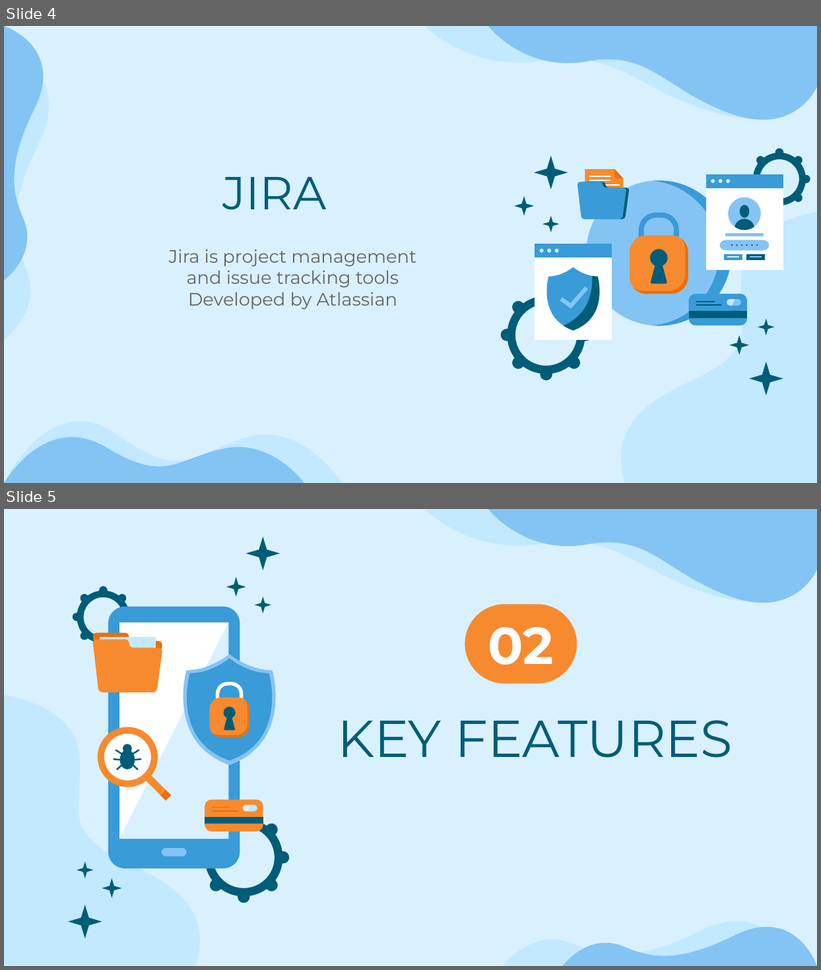
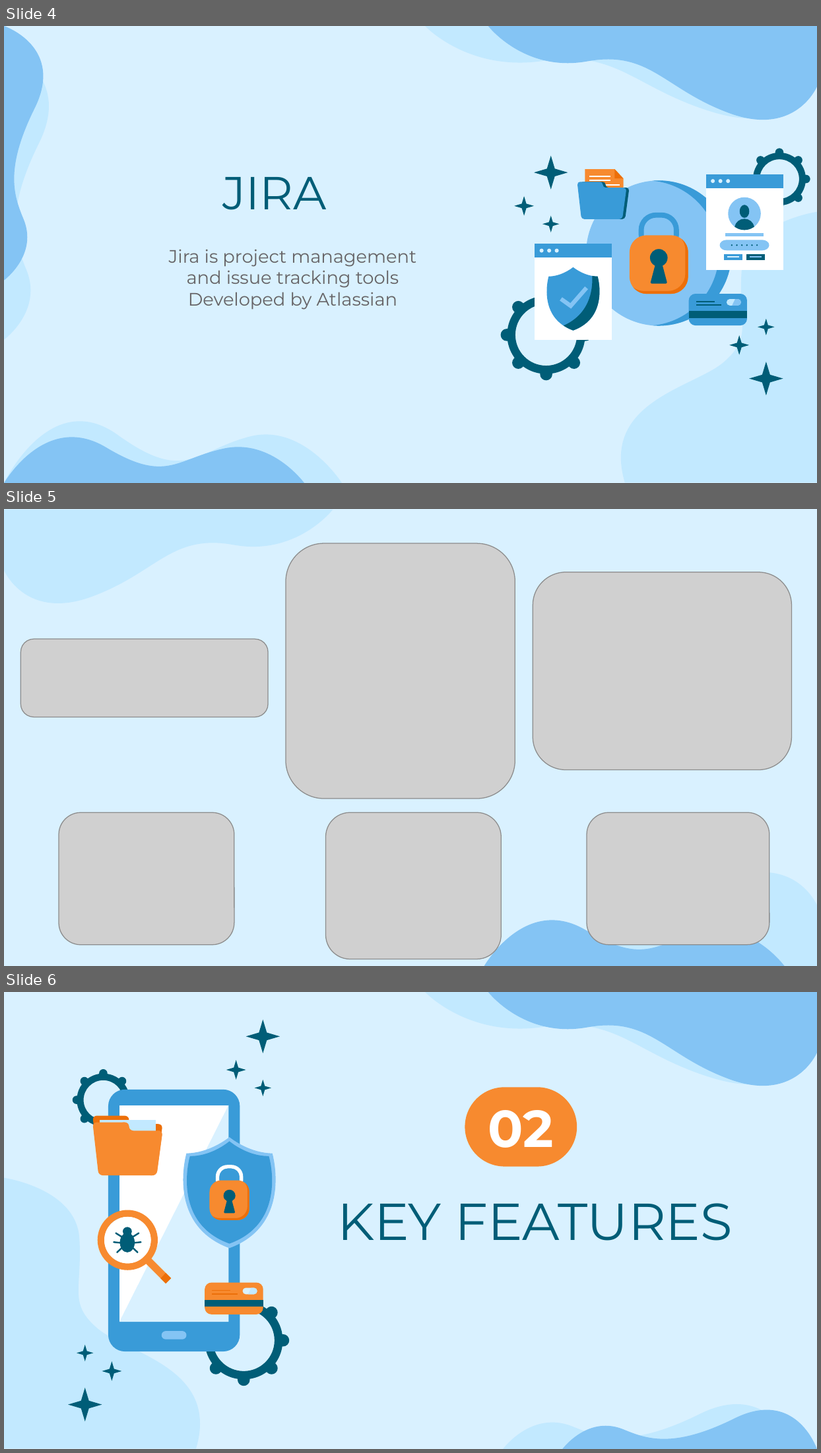
Before and after one commit to nguyenhoang4875/SavingFiles, a slide deck: JiraForSoftwareDevelopment2.pptx. Shown one above the other, each under a label of ours: slides 4 and 5 before the commit, slides 4, 5 and 6 after it. The pictures are 821x970 and 821x1453 pixels, drawn with LibreOffice and Linux fonts; fonts in the diff are those of the drawing; grey boxes stand for pictures. Boxes give left, top, right and bottom in pixels: in the first picture for what was removed or moved away, otherwise in the second. Text is boxed around its words. In the diff, an @@ line names an element or a change of style, - is before the commit and + after.

```diff
--- a/JiraForSoftwareDevelopment2.pptx
+++ b/JiraForSoftwareDevelopment2.pptx
@@ slide 5 added at [4,509,817,966], background #D9F1FF @@
@@ freeform shape added at [4,510,333,603], fill #C2E9FF @@
@@ picture added at [286,543,516,799] @@
@@ picture added at [533,572,791,770] @@
@@ picture added at [21,639,268,717] @@
@@ picture added at [59,813,234,946] @@
@@ picture added at [326,813,502,960] @@
@@ picture added at [587,813,770,946] @@
@@ freeform shape added at [488,873,817,966], fill #C2E9FF @@
@@ freeform shape added at [484,894,785,966], fill #84C4F4 @@
@@ what was slide 5 is now slide 6 @@
```
Also in this commit, not shown: 1 slide changed, 2 slides removed.
